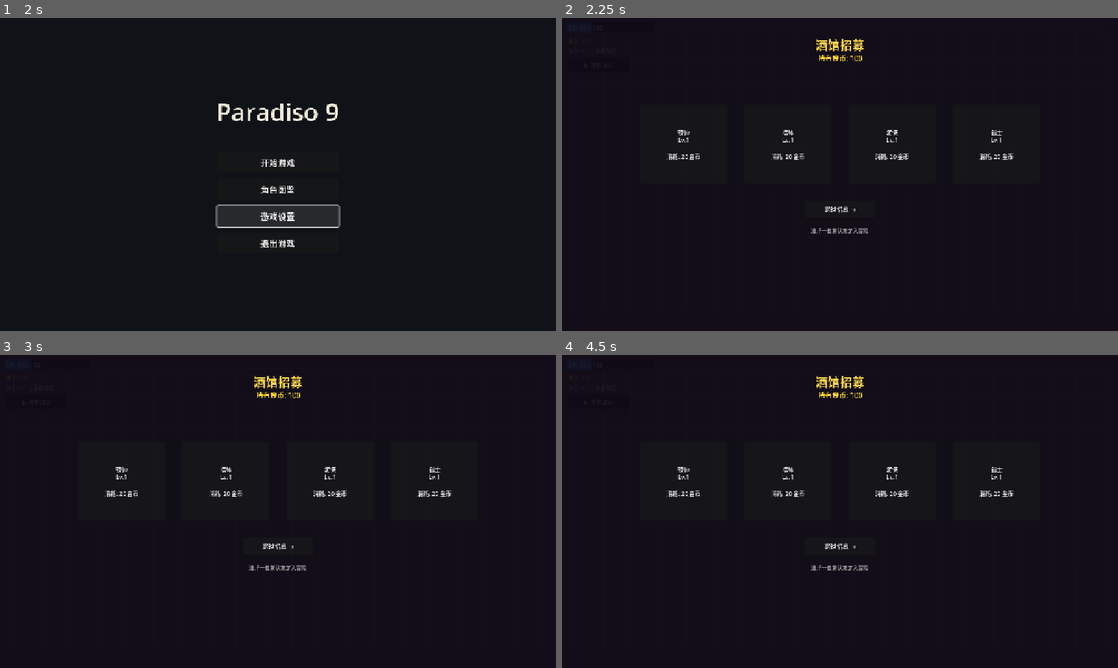
Above: before the commit, frames 1-4 (two rows, left to right).
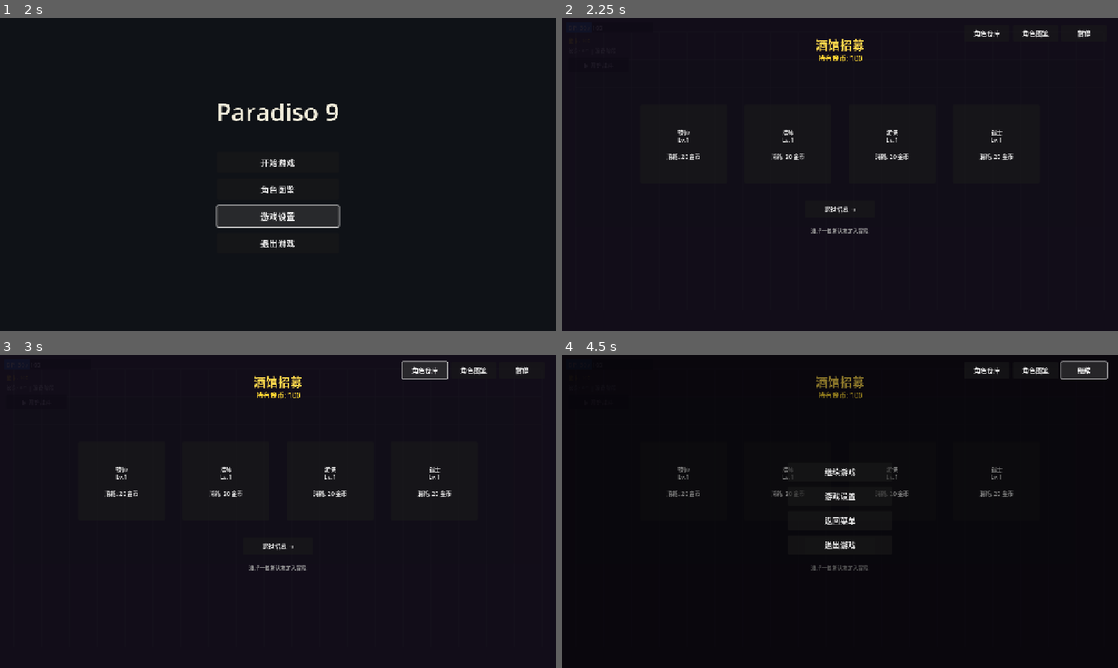
Above: after the commit, the same moments.

Repository: kuronaru/Paradiso
Game: Godot game, scene res://scenes/start_menu.tscn
Two runs of this game, one before a commit and one after it. Both use one fixed random seed, a clock stepped at 60 frames per second and the inputs below.
Inputs (mouse positions are in pixels of both pictures, inside the frame that each line leads up to):
- Up to frame 1 (2 s): click "角色图鉴" at 0.5 s; click "游戏设置" at 1.25 s
- Up to frame 2 (2.25 s): click "开始游戏" at 2 s
- Up to frame 3 (3 s): click (422, 370) at 2.75 s, where only the run after the commit has a clickable "角色仓库"
- Up to frame 4 (4.5 s): click (1034, 370) at 3.5 s, where only the run after the commit has a clickable "角色图鉴"; click (1084, 370) at 4.25 s, where only the run after the commit has a clickable "暂停"

Frame 1 is identical in both runs. In frame 2, 0.2% of the frame differs, in the area x 74-95%, y 3-7%; in frame 3, 0.6%; in frame 4, 1.5%, in the area x 18-99%, y 1-69%.

Commit message:
add in-game pause menu

Diff:
--- a/game/scenes/main.tscn
+++ b/game/scenes/main.tscn
@@ -8,6 +8,7 @@
 [ext_resource type="Script" uid="uid://lekijpfaobdq" path="res://scripts/grid/grid_system.gd" id="6_grid"]
 [ext_resource type="Script" uid="uid://cv81n2rpjj7s8" path="res://scripts/deployment/deployment_system.gd" id="7_dep_sys"]
 [ext_resource type="Script" uid="uid://b11hhqpgt0jw5" path="res://scripts/core/startup.gd" id="8_startup"]
+[ext_resource type="Script" uid="uid://b6bdyeumuvdmv" path="res://scripts/ui/game_menu_ui.gd" id="9_game_menu"]
 
 [node name="Main" type="Node2D"]
 
@@ -42,5 +43,10 @@
 anchors_preset = 0
 script = ExtResource("2_recruit")
 
+[node name="GameMenuUI" type="Control" parent="UICanvas"]
+layout_mode = 3
+anchors_preset = 0
+script = ExtResource("9_game_menu")
+
 [node name="Startup" type="Node" parent="."]
 script = ExtResource("8_startup")
--- /dev/null
+++ b/game/scripts/ui/game_menu_ui.gd
@@ -0,0 +1,165 @@
+# game_menu_ui.gd — 游戏内菜单UI
+# 显示右上角快捷按钮，并管理暂停菜单。
+class_name GameMenuUI
+extends Control
+
+const M = "GameMenu"
+const START_MENU_PATH := "res://scenes/start_menu.tscn"
+
+var pause_overlay: Control = null
+var pause_shortcut_button: Button = null
+
+
+func _ready() -> void:
+	"""创建游戏内菜单UI"""
+	process_mode = Node.PROCESS_MODE_ALWAYS
+	_set_full_rect()
+	_build_pause_overlay()
+	_build_top_buttons()
+
+
+func _set_full_rect() -> void:
+	"""让菜单UI铺满窗口，便于放置右上角按钮和居中暂停菜单"""
+	anchor_left = 0.0
+	anchor_top = 0.0
+	anchor_right = 1.0
+	anchor_bottom = 1.0
+	offset_left = 0.0
+	offset_top = 0.0
+	offset_right = 0.0
+	offset_bottom = 0.0
+	mouse_filter = Control.MOUSE_FILTER_IGNORE
+
+
+func _build_top_buttons() -> void:
+	"""创建右上角从左到右排列的游戏内按钮"""
+	var bar := HBoxContainer.new()
+	bar.anchor_left = 1.0
+	bar.anchor_right = 1.0
+	bar.anchor_top = 0.0
+	bar.anchor_bottom = 0.0
+	bar.offset_left = -354.0
+	bar.offset_right = -16.0
+	bar.offset_top = 16.0
+	bar.offset_bottom = 54.0
+	bar.add_theme_constant_override("separation", 8)
+	bar.mouse_filter = Control.MOUSE_FILTER_PASS
+	bar.process_mode = Node.PROCESS_MODE_ALWAYS
+	bar.z_index = 100
+	add_child(bar)
+
+	bar.add_child(_create_top_button("角色仓库", _on_storage_pressed))
+	bar.add_child(_create_top_button("角色图鉴", _on_catalog_pressed))
+
+	pause_shortcut_button = _create_top_button("暂停", _on_pause_shortcut_pressed)
+	bar.add_child(pause_shortcut_button)
+
+
+func _build_pause_overlay() -> void:
+	"""创建暂停时显示在画面中央的菜单"""
+	pause_overlay = Control.new()
+	pause_overlay.visible = false
+	pause_overlay.anchor_left = 0.0
+	pause_overlay.anchor_top = 0.0
+	pause_overlay.anchor_right = 1.0
+	pause_overlay.anchor_bottom = 1.0
+	pause_overlay.mouse_filter = Control.MOUSE_FILTER_STOP
+	pause_overlay.process_mode = Node.PROCESS_MODE_ALWAYS
+	pause_overlay.z_index = 10
+	add_child(pause_overlay)
+
+	var dim := ColorRect.new()
+	dim.color = Color(0, 0, 0, 0.45)
+	dim.anchor_left = 0.0
+	dim.anchor_top = 0.0
+	dim.anchor_right = 1.0
+	dim.anchor_bottom = 1.0
+	dim.mouse_filter = Control.MOUSE_FILTER_IGNORE
+	pause_overlay.add_child(dim)
+
+	var center := CenterContainer.new()
+	center.anchor_left = 0.0
+	center.anchor_top = 0.0
+	center.anchor_right = 1.0
+	center.anchor_bottom = 1.0
+	center.mouse_filter = Control.MOUSE_FILTER_IGNORE
+	pause_overlay.add_child(center)
+
+	var menu := VBoxContainer.new()
+	menu.custom_minimum_size = Vector2(280, 226)
+	menu.add_theme_constant_override("separation", 12)
+	menu.mouse_filter = Control.MOUSE_FILTER_PASS
+	center.add_child(menu)
+
+	menu.add_child(_create_pause_button("继续游戏", _on_continue_pressed))
+	menu.add_child(_create_pause_button("游戏设置", _on_settings_pressed))
+	menu.add_child(_create_pause_button("返回菜单", _on_return_menu_pressed))
+	menu.add_child(_create_pause_button("退出游戏", _on_quit_pressed))
+
+
+func _create_top_button(text: String, callback: Callable) -> Button:
+	"""创建右上角快捷按钮"""
+	var button := Button.new()
+	button.text = text
+	button.custom_minimum_size = Vector2(104, 38)
+	button.add_theme_font_size_override("font_size", 15)
+	button.process_mode = Node.PROCESS_MODE_ALWAYS
+	button.pressed.connect(callback)
+	return button
+
+
+func _create_pause_button(text: String, callback: Callable) -> Button:
+	"""创建暂停菜单按钮"""
+	var button := Button.new()
+	button.text = text
+	button.custom_minimum_size = Vector2(240, 44)
+	button.size_flags_horizontal = Control.SIZE_SHRINK_CENTER
+	button.add_theme_font_size_override("font_size", 18)
+	button.process_mode = Node.PROCESS_MODE_ALWAYS
+	button.pressed.connect(callback)
+	return button
+
+
+func _set_paused(paused: bool) -> void:
+	"""切换游戏暂停状态和暂停菜单显示"""
+	get_tree().paused = paused
+	pause_overlay.visible = paused
+	if pause_shortcut_button:
+		pause_shortcut_button.text = "继续" if paused else "暂停"
+
+
+func _on_storage_pressed() -> void:
+	"""角色仓库入口（待接入具体界面）"""
+	Log.i(M, "角色仓库功能待实现")
+
+
+func _on_catalog_pressed() -> void:
+	"""角色图鉴入口（待接入具体界面）"""
+	Log.i(M, "角色图鉴功能待实现")
+
+
+func _on_pause_shortcut_pressed() -> void:
+	"""右上角暂停/继续快捷按钮"""
+	_set_paused(not get_tree().paused)
+
+
+func _on_continue_pressed() -> void:
+	"""继续游戏"""
+	_set_paused(false)
+
+
+func _on_settings_pressed() -> void:
+	"""游戏设置入口（待后续功能接口接入）"""
+	pass
+
+
+func _on_return_menu_pressed() -> void:
+	"""返回开始菜单"""
+	_set_paused(false)
+	get_tree().change_scene_to_file(START_MENU_PATH)
+
+
+func _on_quit_pressed() -> void:
+	"""退出游戏"""
+	_set_paused(false)
+	get_tree().quit()
Not shown: 1 places in game/scenes/main.tscn that only renumber resources
Not shown, added: game/scripts/ui/game_menu_ui.gd.uid
